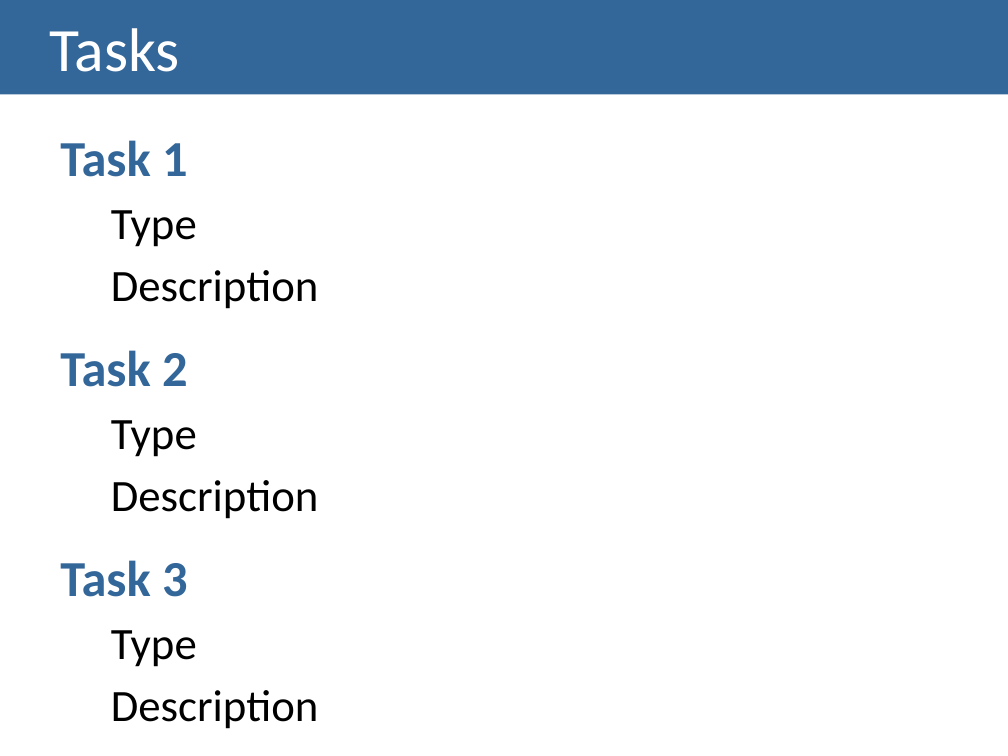
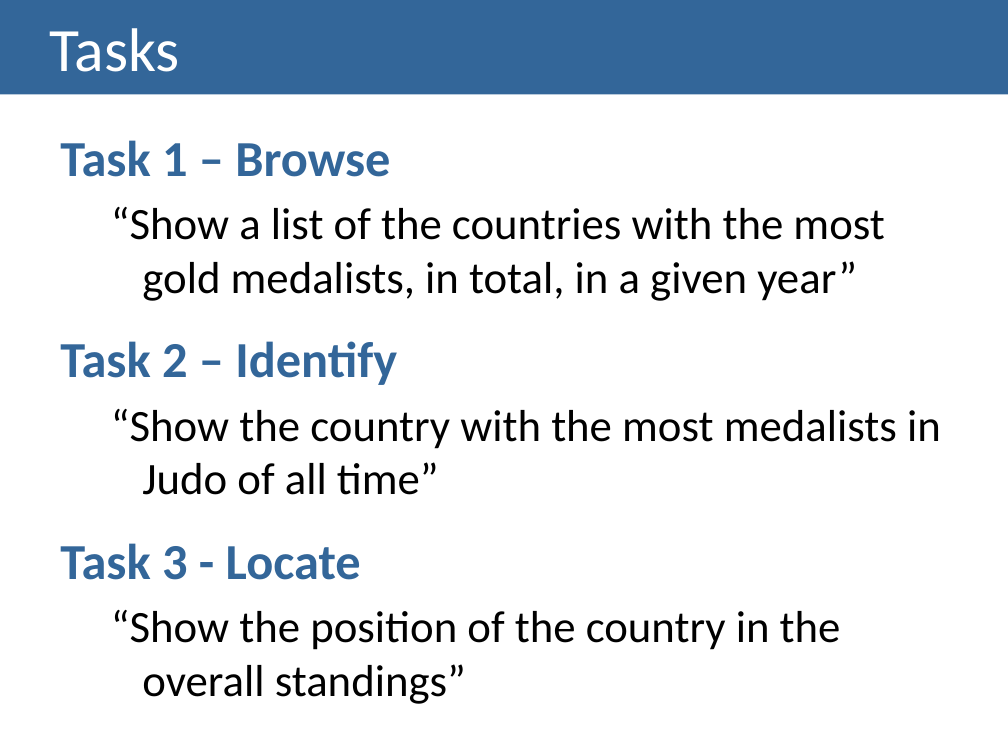
Before and after one commit to carboned4/V_I_2015_1, a slide deck: slide 11 of Lab03-PresentationTemplate.pptx (slide 8 before the commit). Drawn at 1008x756 pixels with LibreOffice and Linux fonts; fonts in the diff are those of the drawing. Boxes give left, top, right and bottom in pixels: in the first picture for what was removed or moved away, otherwise in the second. Text is boxed around its words. In the diff, an @@ line names an element or a change of style, - is before the commit and + after.

```diff
--- a/Lab03-PresentationTemplate.pptx
+++ b/Lab03-PresentationTemplate.pptx
@@ text at (60, 140, 941, 704): text changed @@
-Task 1
-  Type
-  Description
-Task 2
-  Type
-  Description
-Task 3
-  Type
-  Description
+Task 1 – Browse
+  “Show a list of the countries with the most gold medalists, in total, in a given year”
+Task 2 – Identify
+  “Show the country with the most medalists in Judo of all time”
+Task 3 - Locate
+  “Show the position of the country in the overall standings”
```
Also in this commit, not shown: 1 other slide changed, 3 slides added, 2 other files.
